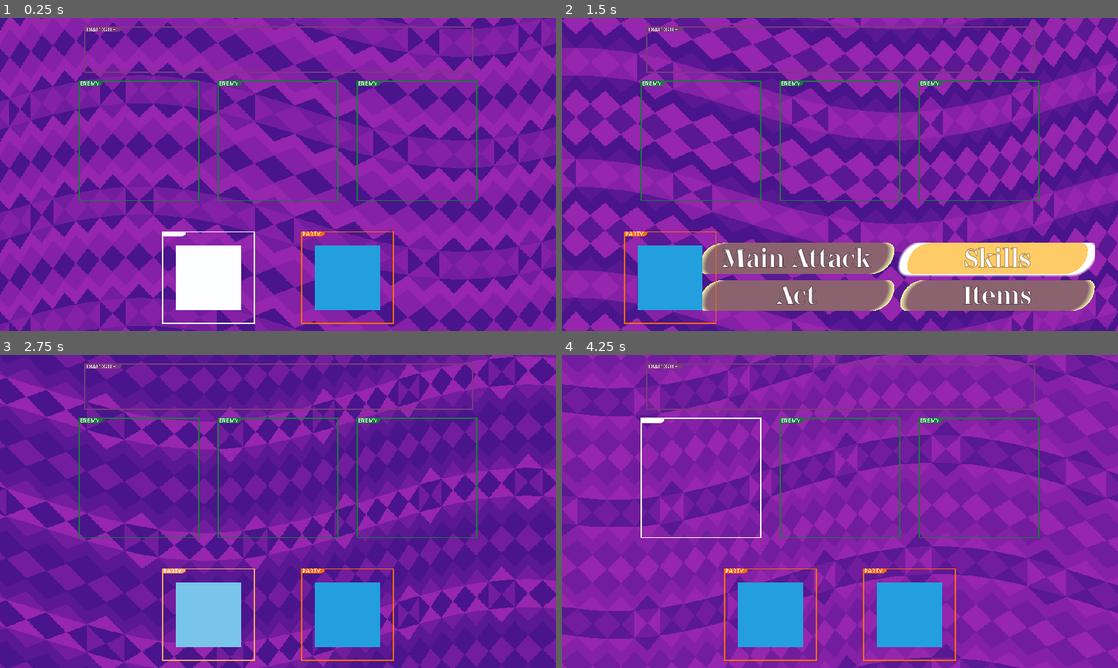
Above: before the commit, frames 1-4 (two rows, left to right).
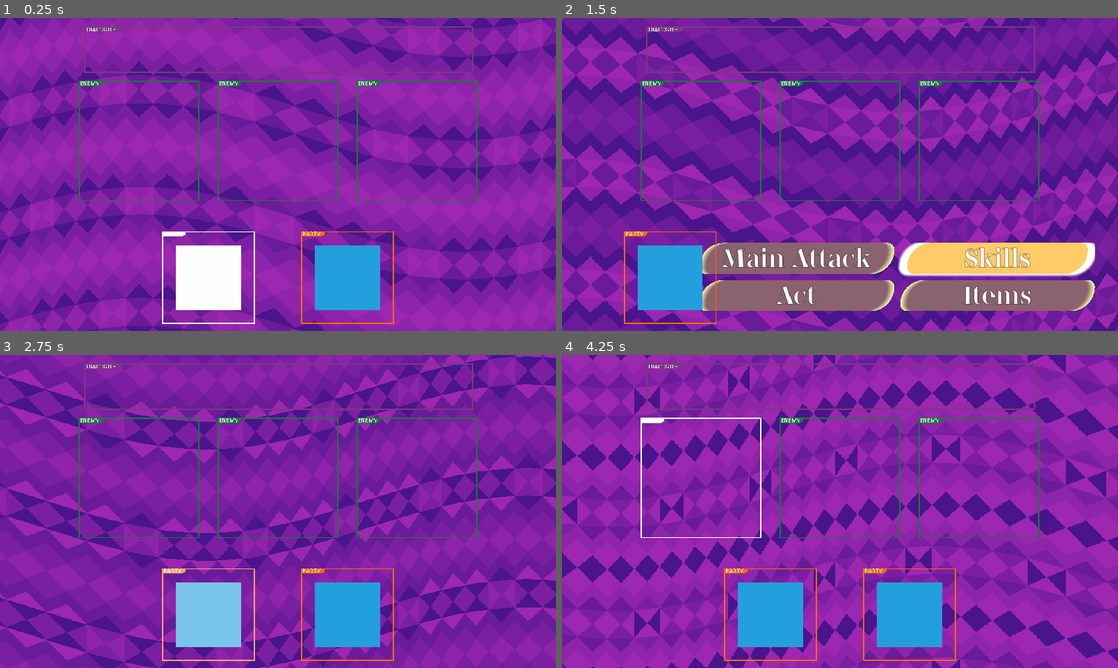
Above: after the commit, the same moments.

Repository: mitchellwinn/YGBF
Game: Godot game, scene res://scenes/battle.tscn
The game is run twice, just before and just after one commit, with the same random seed, the same clock (stepped at 60 frames per second) and the same inputs.
Inputs (mouse positions are in pixels of both pictures, inside the frame that each line leads up to):
- Up to frame 1 (0.25 s): no input
- Up to frame 2 (1.5 s): tap Enter (confirm) at 0.5, 0.6, 1.35 s; move the mouse to (962, 158) at 0.52 s; hold Right (move_right) 0.53-1.28 s; move the mouse to (728, 190) at 1.27 s; hold Backspace (back) from 1.28 s (still down)
- Up to frame 3 (2.75 s): move the mouse to (333, 442) at 2.02 s; release Backspace (back) at 2.03 s; hold Right (move_right) from 2.03 s (still down); tap Enter (confirm) at 2.1 s
- Up to frame 4 (4.25 s): move the mouse to (812, 574) at 2.77 s; tap Enter (confirm) at 2.85, 3.6 s; move the mouse to (1006, 558) at 3.52 s; release Right (move_right) at 3.53 s; hold Left (move_left) from 3.53 s (still down)

The runs differ from the first frame. In frame 1, 36% of the frame differs, in the area x 0-100%, y 0-100%; in frame 2, 51%; in frame 3, 71%; in frame 4, 70%.

Commit message:
made the background palette shader a lot more robust

Diff:
--- a/materials/background_sprite.tres
+++ b/materials/background_sprite.tres
@@ -5,8 +5,11 @@
 
 [resource]
 shader = ExtResource("1_jmy8o")
+shader_parameter/palette_shift = true
+shader_parameter/ping_pong_shift = true
+shader_parameter/palette_size = 5
 shader_parameter/wave_amplitude = 0.145
 shader_parameter/wave_frequency = 2.18
 shader_parameter/scroll_speed = 0.1
-shader_parameter/palette_shift_speed = 1.0
+shader_parameter/palette_shift_speed = 2.0
 shader_parameter/palette_texture = ExtResource("2_e6e20")
--- a/scripts/shaders/background_sprite.gdshader
+++ b/scripts/shaders/background_sprite.gdshader
@@ -1,6 +1,9 @@
 shader_type canvas_item;
 
+uniform bool palette_shift;
+uniform bool ping_pong_shift;
 uniform sampler2D palette_texture; // Palette texture
+uniform int palette_size = 5;
 uniform float wave_amplitude = 0.05; // Amplitude of the wave
 uniform float wave_frequency = 10.0; // Frequency of the wave
 uniform float scroll_speed = 0.04; // Speed for vertical scrolling
@@ -15,15 +18,32 @@
     uv.x = mod(uv.x, 1.0);
     uv.y = mod(uv.y, 1.0);
 
-    // Get the original color from the main texture
-    vec4 color = texture((TEXTURE), uv);
+	vec4 color = texture(TEXTURE, uv);
 
-    // Use the red channel as the palette index, quantize to 256 levels
-    float palette_index = floor(color.r*255.0);
-    palette_index = mod(palette_index + floor(TIME * palette_shift_speed), 5.0)/5.0;
-
-    // Sample the palette texture at the calculated index
-    vec4 shifted_color = texture(palette_texture, vec2(palette_index, .5));
-
-    COLOR = shifted_color;
+	if(palette_shift){
+	    vec4 new_color = color;
+		int shift;
+		float ping_pong_time;
+		if (ping_pong_shift){
+			ping_pong_time = mod(TIME*palette_shift_speed, float(palette_size * 2));
+			shift = int(ping_pong_time);
+		}
+	    else{
+			shift = int(mod(TIME*palette_shift_speed, float(palette_size)));
+		}
+	    if (shift >= palette_size) {
+	        shift = palette_size * 2 - shift - 1;
+	    }
+	    for (int i = 0; i < palette_size; i++) {
+	        vec4 palette_color = texelFetch(palette_texture, ivec2(i, 0), 0);
+	        if (distance(color, palette_color) < 0.01) { // Use a small threshold to match colors
+	            new_color = texelFetch(palette_texture, ivec2((i + shift) % palette_size, 0), 0);
+	            break;
+	        }
+	    }
+		COLOR = new_color; // Assign the new color to the current pixel
+	}
+	else{
+		COLOR = color;
+	}
 }
Binary file changed: images/battle_backgrounds/1.png
Not shown, added: images/battle_backgrounds/1_purple.png.import
Binary file added: images/battle_backgrounds/2_palette.png
Not shown, added: images/battle_backgrounds/2_palette.png.import
